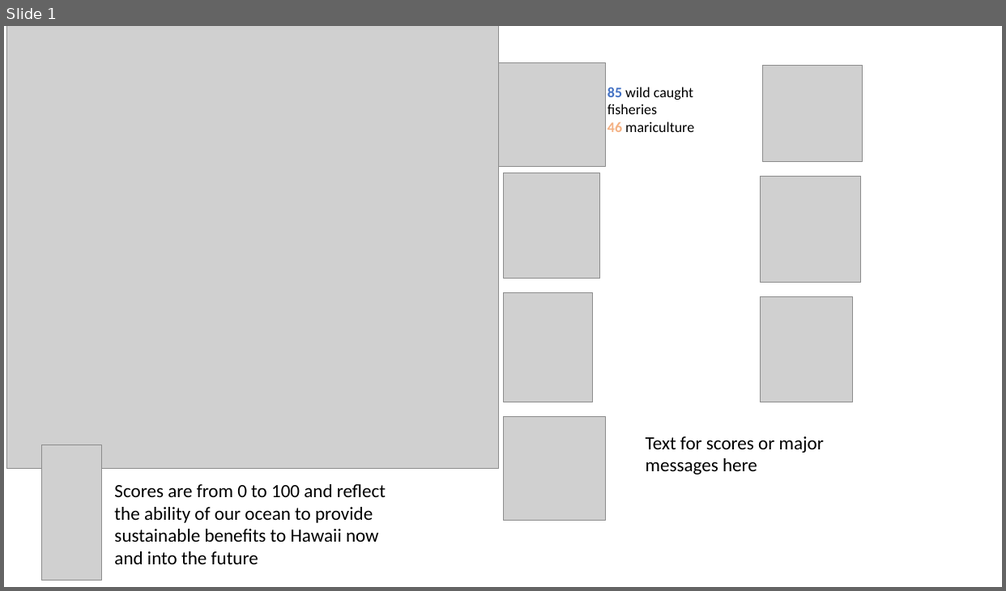
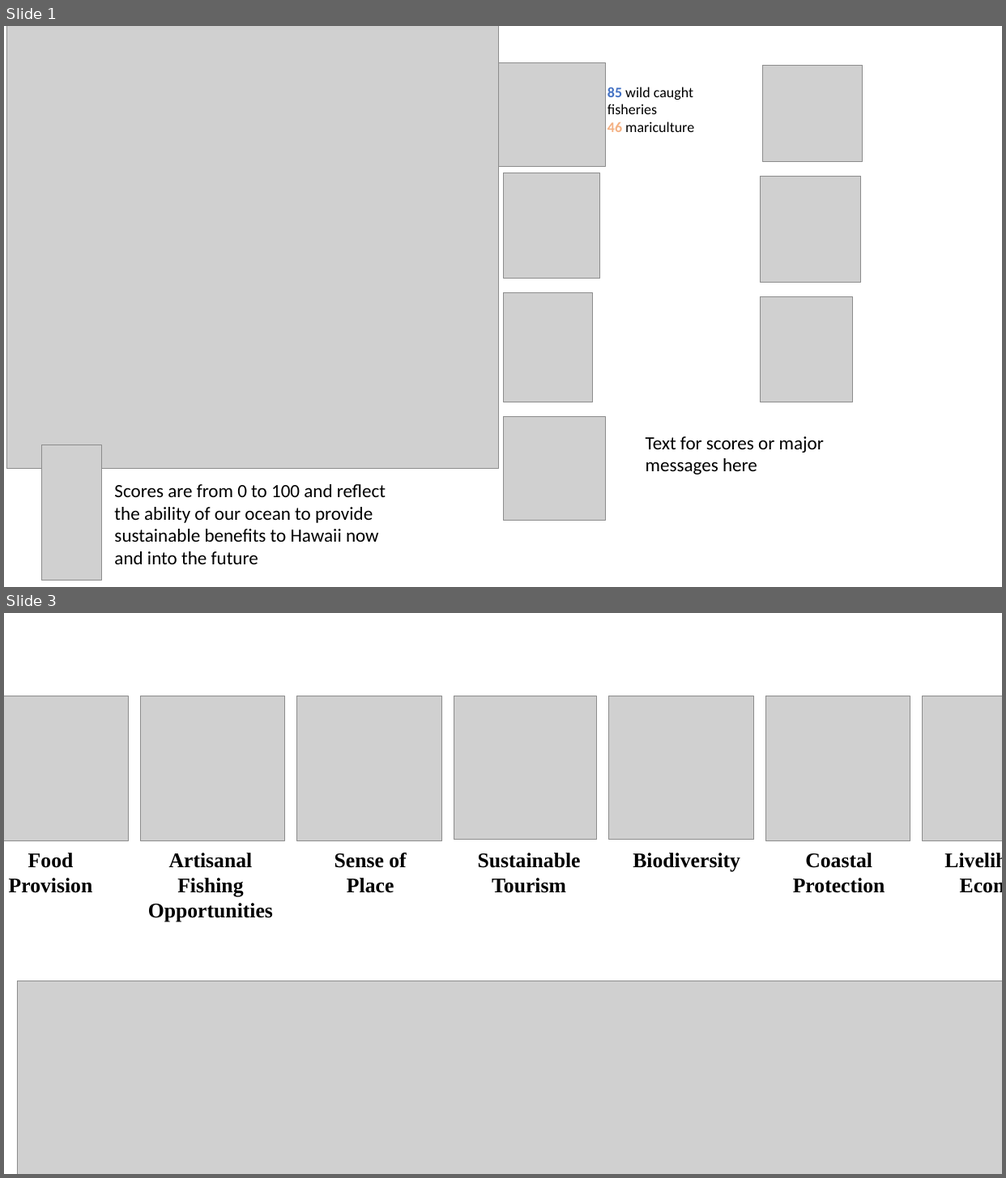
Before and after one commit to OHI-Science/mhi, a slide deck: prep/communication/OHI Hawaii display.pptx. Shown one above the other, each under a label of ours: slide 1 before the commit, slides 1 and 3 after it; the slides between them are not shown. The pictures are 1006x591 and 1006x1178 pixels, drawn with LibreOffice and Linux fonts; fonts in the diff are those of the drawing; grey boxes stand for pictures. Boxes give left, top, right and bottom in pixels: in the first picture for what was removed or moved away, otherwise in the second. Text is boxed around its words. In the diff, an @@ line names an element or a change of style, - is before the commit and + after.

```diff
--- a/prep/communication/OHI Hawaii display.pptx
+++ b/prep/communication/OHI Hawaii display.pptx
@@ slide 3 added at (x1=4, y1=613, x2=1002, y2=1174), background #FFFFFF @@
@@ group added at (x1=4, y1=696, x2=1002, y2=841): 7 pictures @@
@@ text added at (x1=9, y1=853, x2=93, y2=893), 20 pt, text #000000, bold @@
+Food Provision
@@ text added at (x1=148, y1=853, x2=273, y2=922), 20 pt, text #000000, bold @@
+Artisanal Fishing Opportunities
@@ text added at (x1=334, y1=853, x2=406, y2=893), 20 pt, text #000000, bold @@
+Sense of Place
@@ text added at (x1=478, y1=853, x2=581, y2=893), 20 pt, text #000000, bold @@
+Sustainable Tourism
@@ text added at (x1=633, y1=853, x2=740, y2=872), 20 pt, text #000000, bold @@
+Biodiversity
@@ text added at (x1=793, y1=853, x2=885, y2=893), 20 pt, text #000000, bold @@
+Coastal Protection
@@ text added at (x1=928, y1=844, x2=1002, y2=901), 20 pt, text #000000, bold @@
+Livelihoods & Economies
@@ picture added at (x1=18, y1=982, x2=1002, y2=1174) @@
```
Also in this commit, not shown: 1 slide changed, 4 other files.
